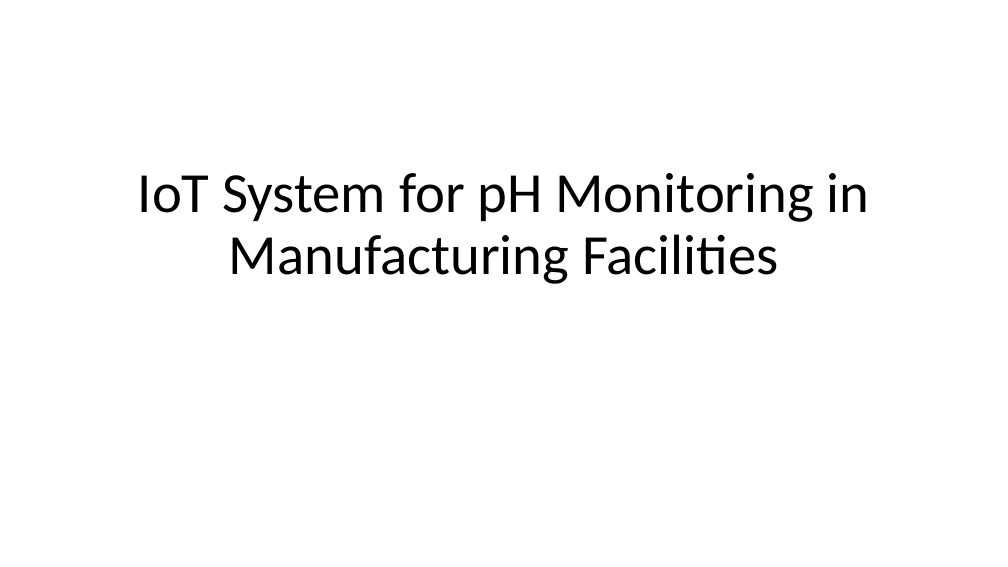
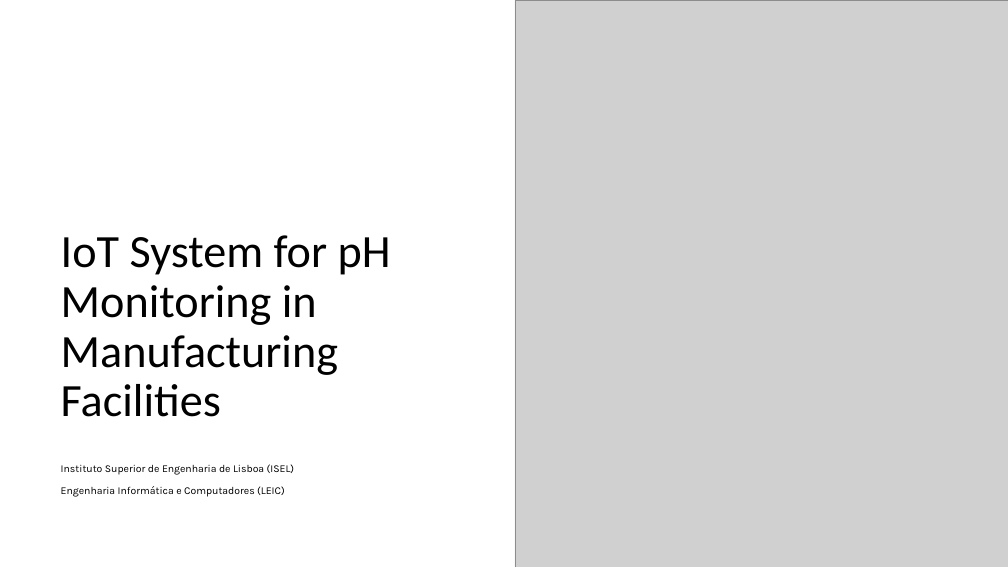
Before and after one commit to MiguelRocha2001/PS-Monitor-IoT-System, a slide deck: slide 1 of Presentation/Presentation.pptx. Drawn at 1008x567 pixels with LibreOffice and Linux fonts; fonts in the diff are those of the drawing; grey boxes stand for pictures. Boxes give left, top, right and bottom in pixels: in the first picture for what was removed or moved away, otherwise in the second. Text is boxed around its words. In the diff, an @@ line names an element or a change of style, - is before the commit and + after.

```diff
--- a/Presentation/Presentation.pptx
+++ b/Presentation/Presentation.pptx
@@ picture added at (515,0,1008,567) @@
@@ title "IoT System for pH Monitoring ...": place and size @@
-title "IoT System for pH Monitoring ..." at (138,173,870,284)
+title "IoT System for pH Monitoring ..." at (61,235,391,417)
@@ title "IoT System for pH Monitoring ..." at (61,235,391,417): size 54 to 44 pt; alignment centre to left @@
@@ subtitle added at (61,464,294,497), 10 pt, text #000000 @@
+Instituto Superior de Engenharia de Lisboa (ISEL)
+Engenharia Informática e Computadores (LEIC)
```
Also in this commit, not shown: 14 other slides changed.
